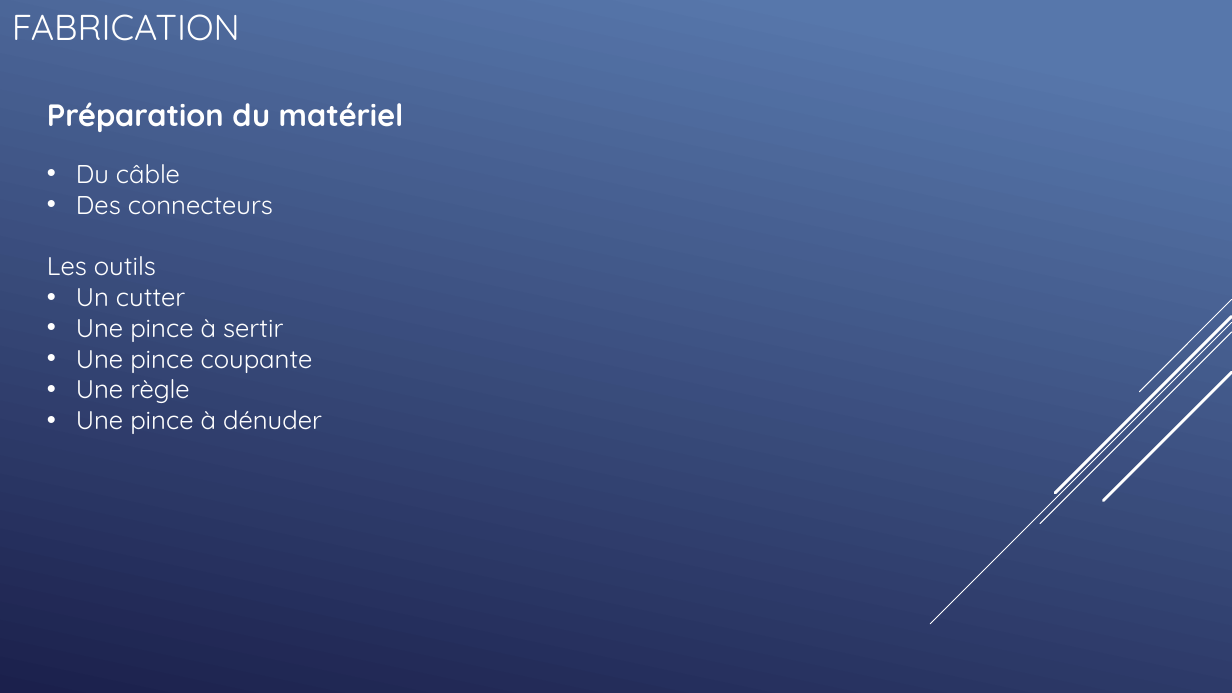
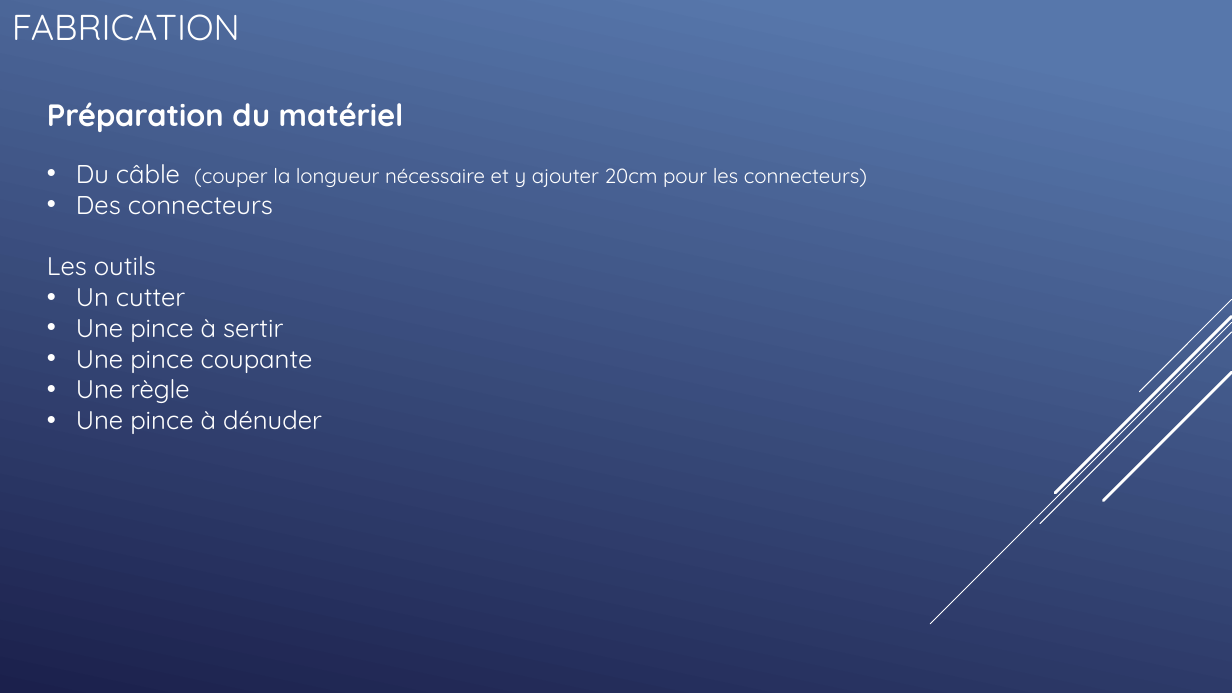
Before and after one commit to QuentinKrg/M214-Ethernet, a slide deck: slide 31 of Module 214 - Fabrication_Ethernet.pptx. Drawn at 1232x693 pixels with LibreOffice and Linux fonts; fonts in the diff are those of the drawing. Boxes give left, top, right and bottom in pixels: in the first picture for what was removed or moved away, otherwise in the second. Text is boxed around its words. In the diff, an @@ line names an element or a change of style, - is before the commit and + after.

```diff
--- a/Module 214 - Fabrication_Ethernet.pptx
+++ b/Module 214 - Fabrication_Ethernet.pptx
@@ text at <box>76,164,867,187</box>: text changed; size 20 to 16 pt @@
-• Du câble
+• Du câble (couper la longueur nécessaire et y ajouter 20cm pour les connecteurs)
```
Also in this commit, not shown: 4 other slides changed, 1 slide removed.
